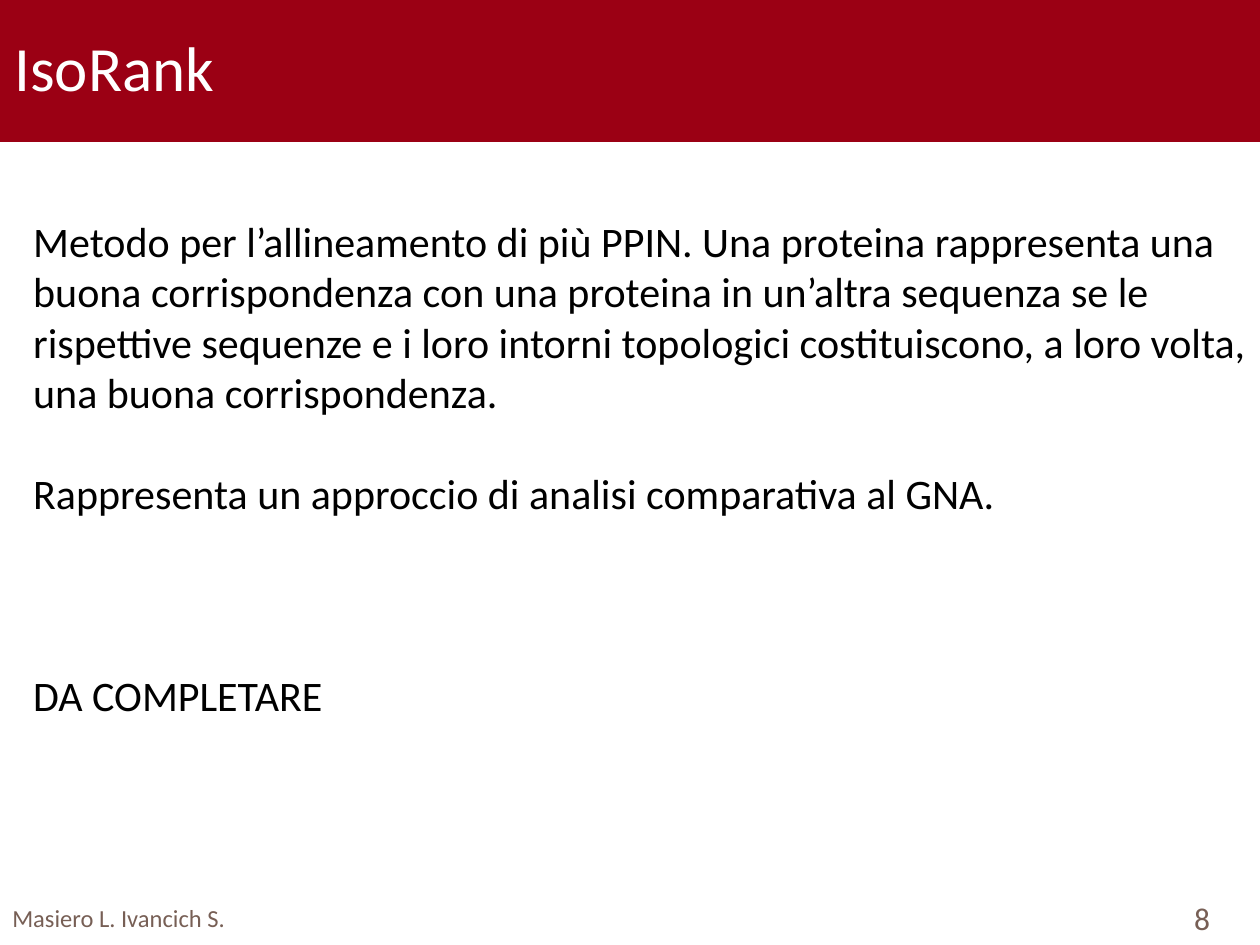
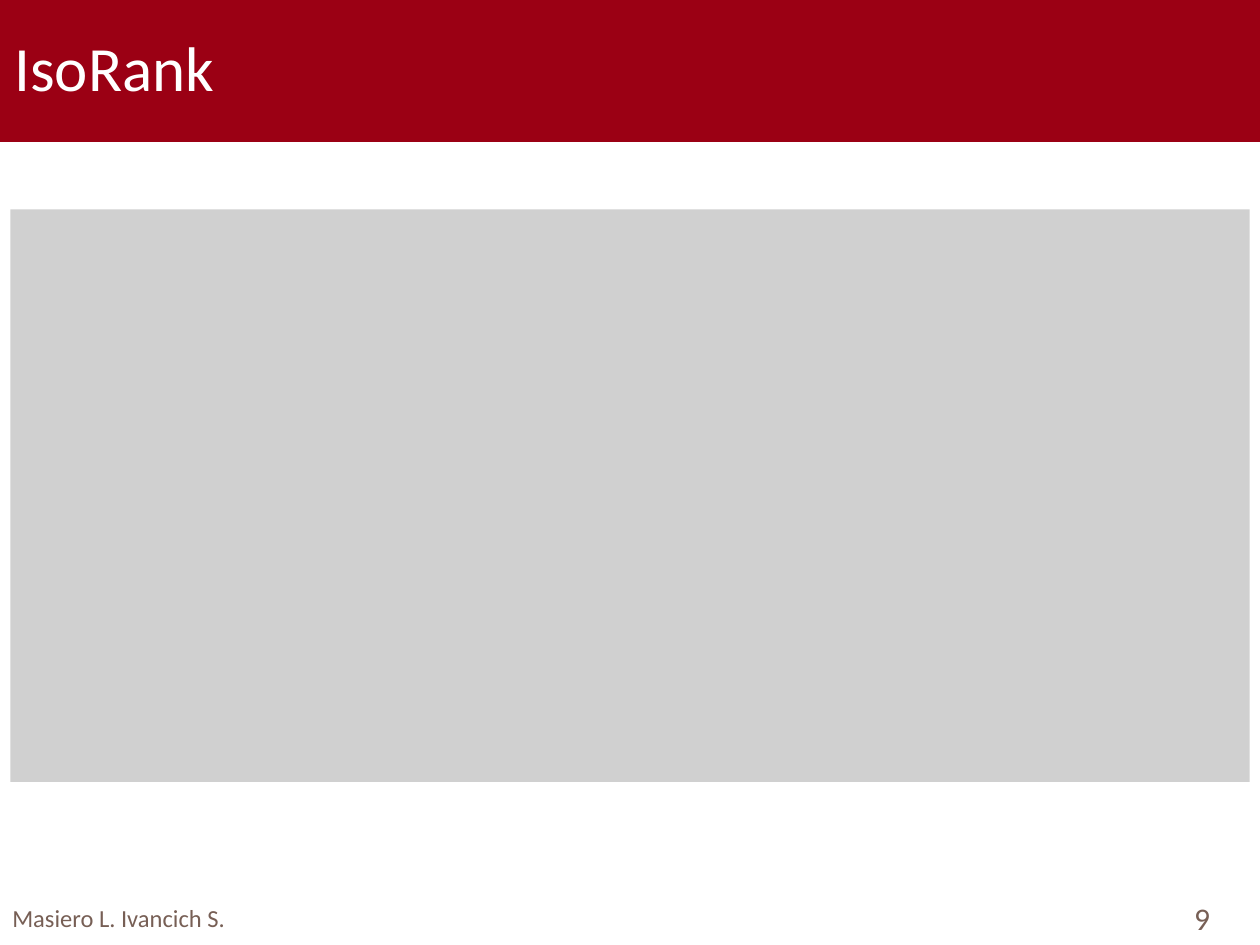
Before and after one commit to TyllanDrake/NetworkAlignment, a slide deck: slide 9 of Presentation/Presentation.pptx (slide 8 before the commit). Drawn at 1260x945 pixels with LibreOffice and Linux fonts; fonts in the diff are those of the drawing; grey boxes stand for pictures; background and template pictures are left out. Boxes give left, top, right and bottom in pixels: in the first picture for what was removed or moved away, otherwise in the second. Text is boxed around its words. In the diff, an @@ line names an element or a change of style, - is before the commit and + after.

```diff
--- a/Presentation/Presentation.pptx
+++ b/Presentation/Presentation.pptx
@@ picture added at (10,209,1249,781) @@
@@ text removed at (33,227,1245,712) @@
-Metodo per l’allineamento di più PPIN. Una proteina rappresenta una buona corrispondenza con una proteina in un’altra sequenza se le rispettive sequenze e i loro intorni topologici costituiscono, a loro volta, una buona corrispondenza.
-Rappresenta un approccio di analisi comparativa al GNA.
-DA COMPLETARE
@@ page number at (1194,909,1210,930): text changed @@
-8
+9
```
Also in this commit, not shown: 9 other slides changed, 1 slide added.
